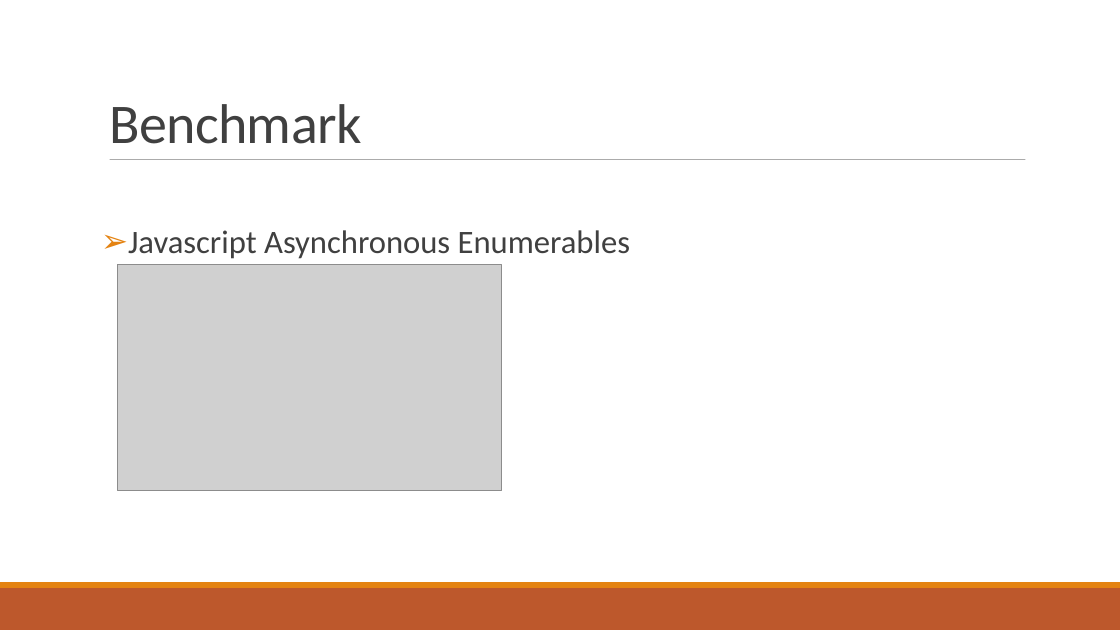
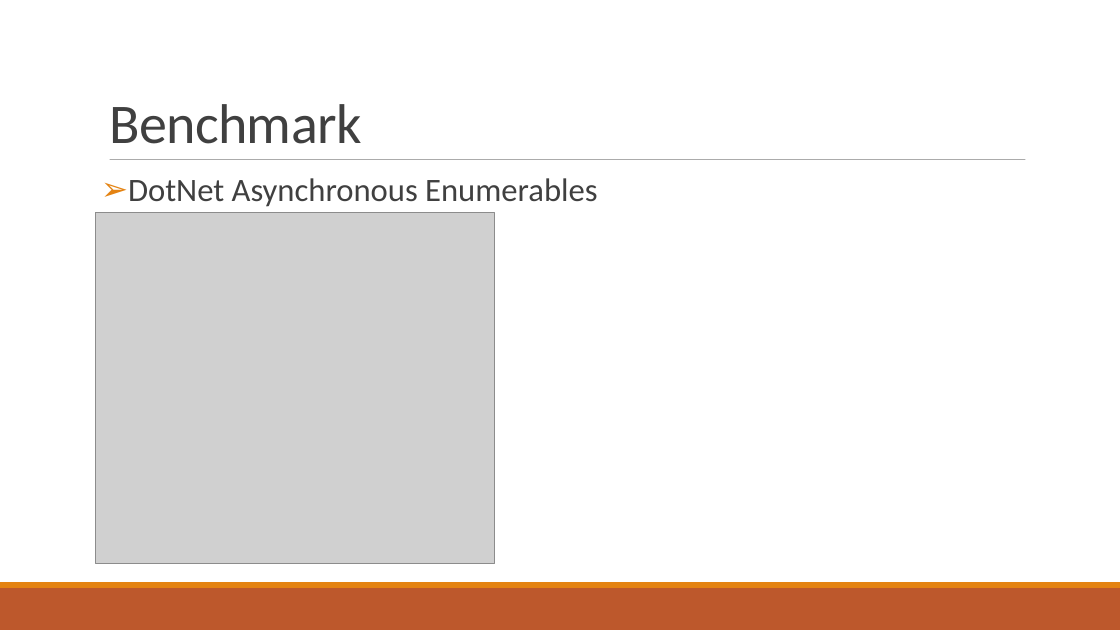
Before and after one commit to isel-sw-projects/2021-asyncio-pipelines, a slide deck: slide 6 of From asynchronous IO to reactive stream pipelines.ppt.odp (slide 7 before the commit). Drawn at 1120x630 pixels with LibreOffice and Linux fonts; fonts in the diff are those of the drawing; grey boxes stand for pictures. Boxes give left, top, right and bottom in pixels: in the first picture for what was removed or moved away, otherwise in the second. Text is boxed around its words. In the diff, an @@ line names an element or a change of style, - is before the commit and + after.

```diff
--- a/From asynchronous IO to reactive stream pipelines.ppt.odp
+++ b/From asynchronous IO to reactive stream pipelines.ppt.odp
@@ text at [128,178,597,207]: text changed @@
-➢ Javascript Asynchronous Enumerables
+➢ DotNet Asynchronous Enumerables
@@ picture: place and size @@
-picture at [118,265,502,491]
+picture at [95,213,495,563]
```
Also in this commit, not shown: 7 other slides changed, 3 slides added, 1 slide removed, 1 other file.
